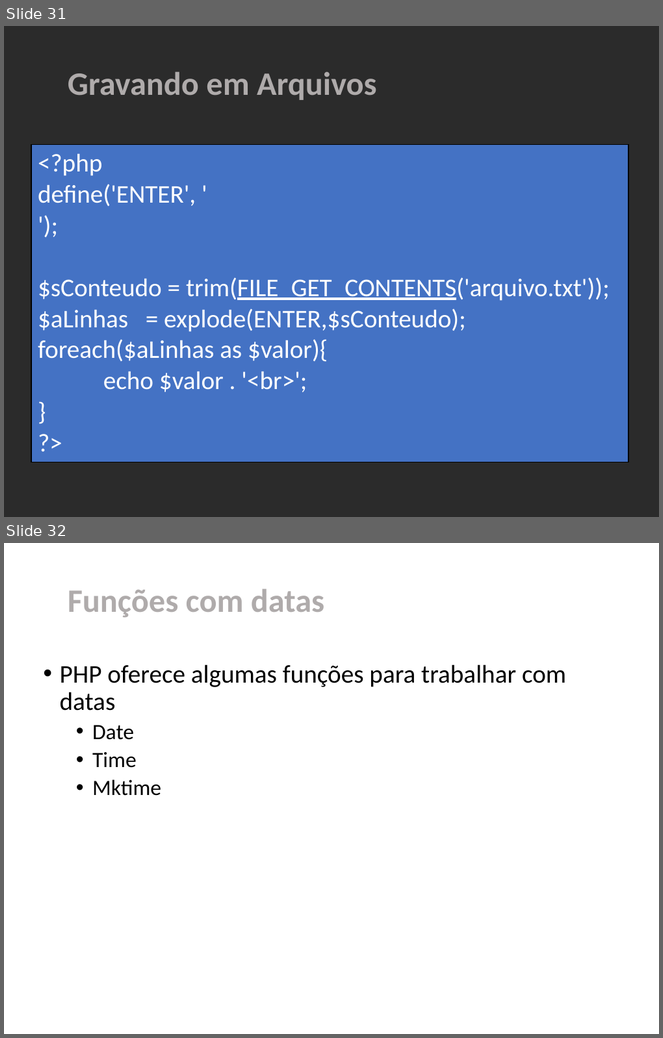
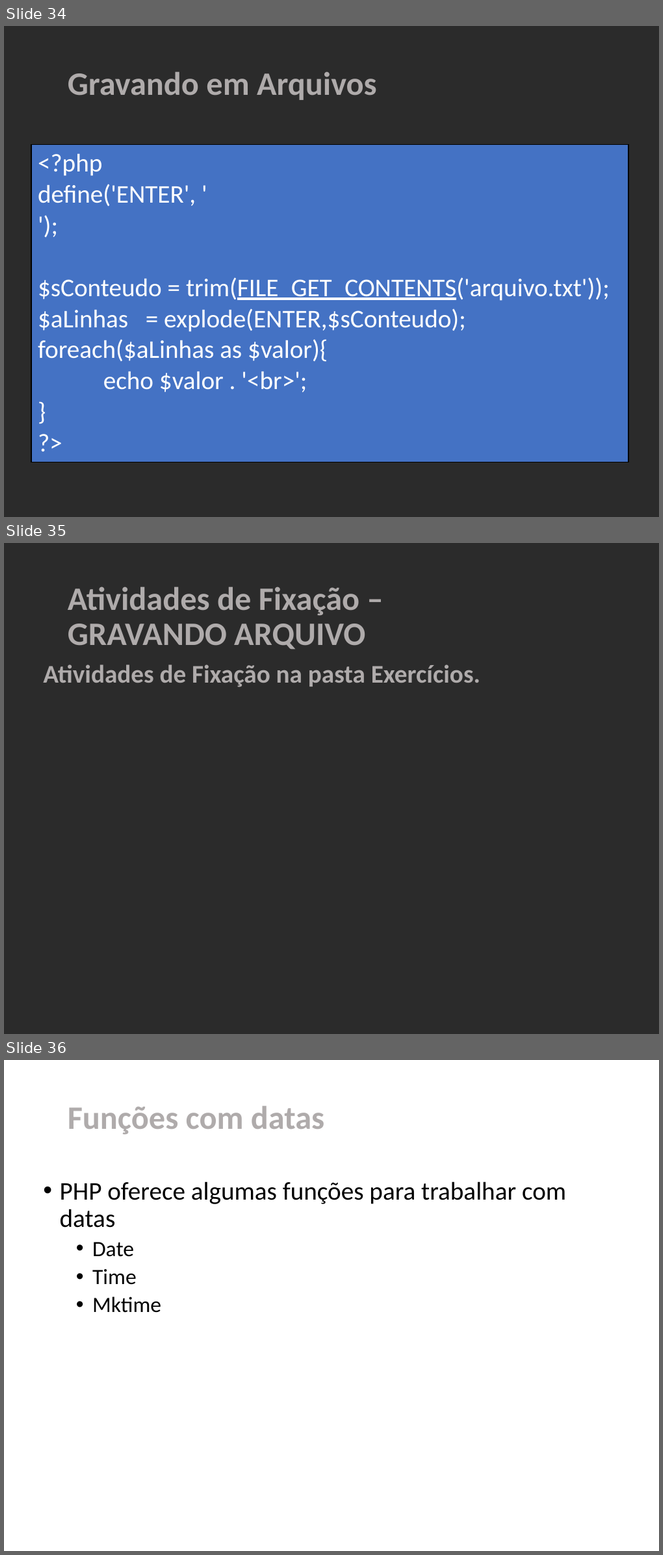
Before and after one commit to gelvaziosenac/PROGRAMADOR_WEB, a slide deck: slides/SLIDE 05 - NOCOES BASICAS PHP 03.pptx. Shown one above the other, each under a label of ours: slides 31 and 32 before the commit, slides 34, 35 and 36 after it. The pictures are 663x1038 and 663x1555 pixels, drawn with LibreOffice and Linux fonts; fonts in the diff are those of the drawing; background and template pictures are left out; a plain dark background stands for a picture behind light text. Boxes give left, top, right and bottom in pixels: in the first picture for what was removed or moved away, otherwise in the second. Text is boxed around its words. In the diff, an @@ line names an element or a change of style, - is before the commit and + after.

```diff
--- a/slides/SLIDE 05 - NOCOES BASICAS PHP 03.pptx
+++ b/slides/SLIDE 05 - NOCOES BASICAS PHP 03.pptx
@@ slide 35 added at [4,543,659,1034], background picture (left out) @@
@@ text added at [68,587,365,650], 36 pt, text #AFABAB, bold @@
+Atividades de Fixação – GRAVANDO ARQUIVO
@@ text added at [43,665,480,687], 28 pt, text #AFABAB, bold @@
+Atividades de Fixação na pasta Exercícios.
@@ what was slide 31 is now slide 34 @@
@@ what was slide 32 is now slide 36 @@
```
Also in this commit, not shown: 1 slide changed, 4 other slides added, 6 other files.
